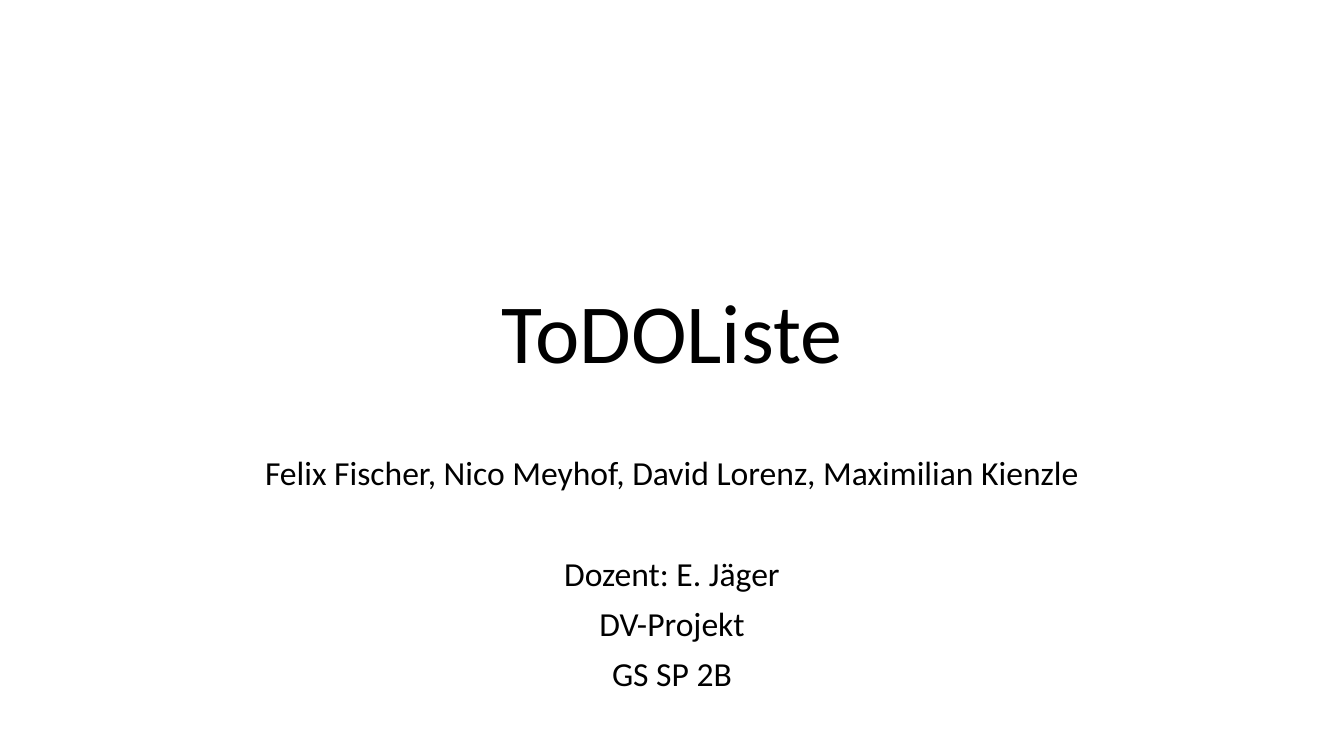
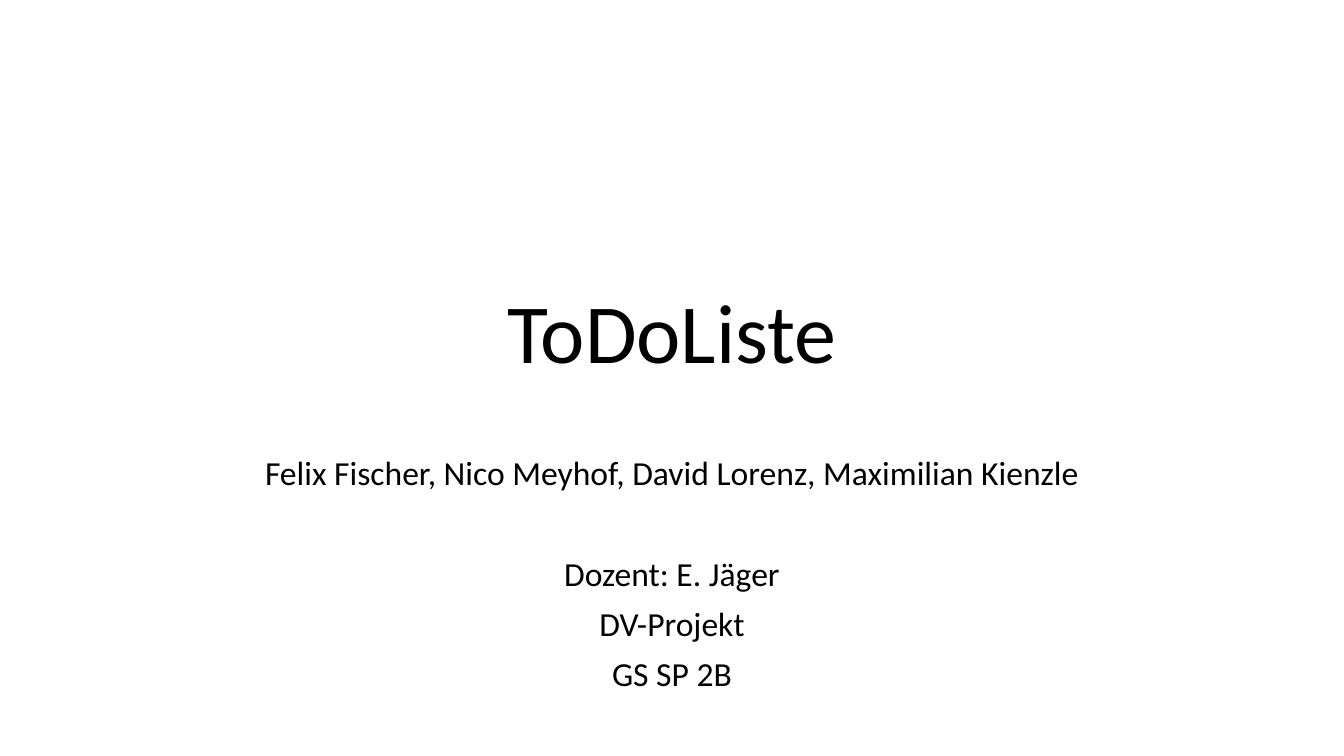
Before and after one commit to kienzlemax/DV-Projekt, a slide deck: slide 1 of 4_Praesentation/Powerpoint/ToDOListe.pptx. Drawn at 1344x756 pixels with LibreOffice and Linux fonts; fonts in the diff are those of the drawing. Boxes give left, top, right and bottom in pixels: in the first picture for what was removed or moved away, otherwise in the second. Text is boxed around its words. In the diff, an @@ line names an element or a change of style, - is before the commit and + after.

```diff
--- a/4_Praesentation/Powerpoint/ToDOListe.pptx
+++ b/4_Praesentation/Powerpoint/ToDOListe.pptx
@@ title at (x1=507, y1=305, x2=836, y2=364): text changed @@
-ToDOListe
+ToDoListe
```
Also in this commit, not shown: 2 other slides changed, 1 slide added, 3 slides removed.
